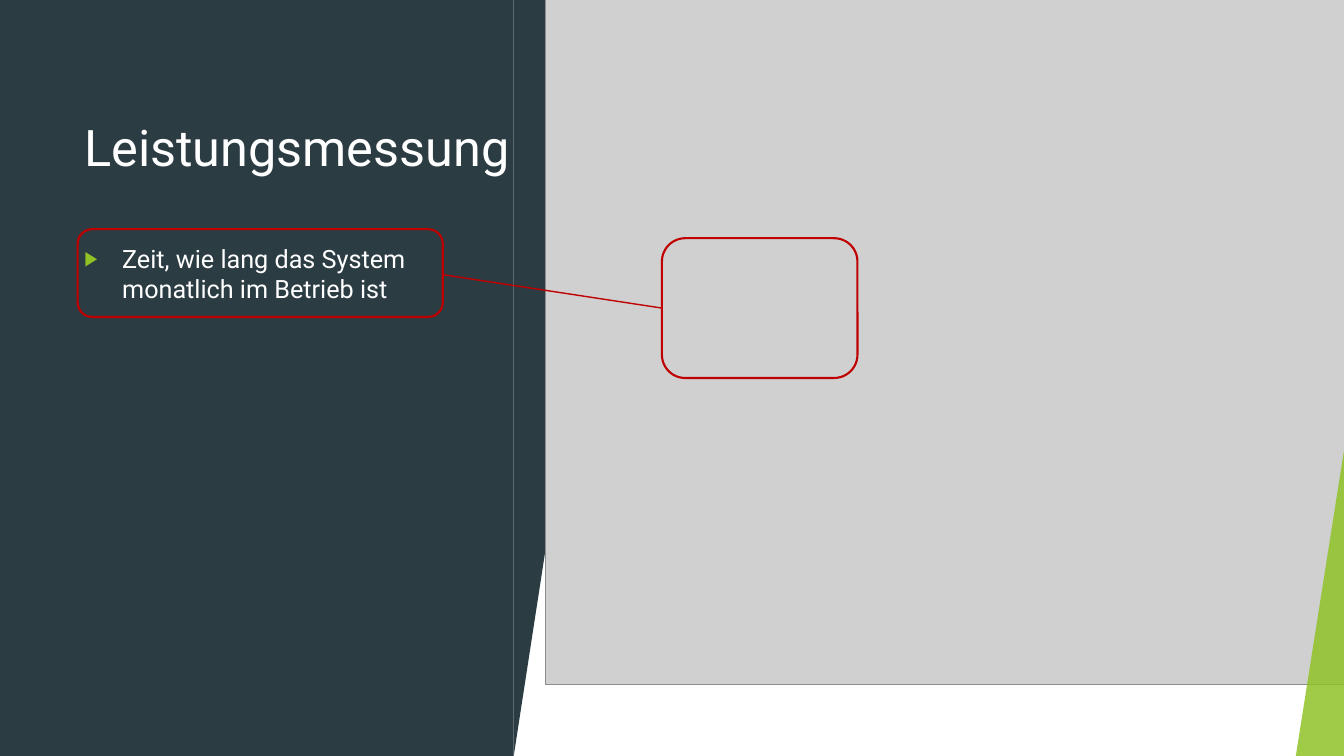
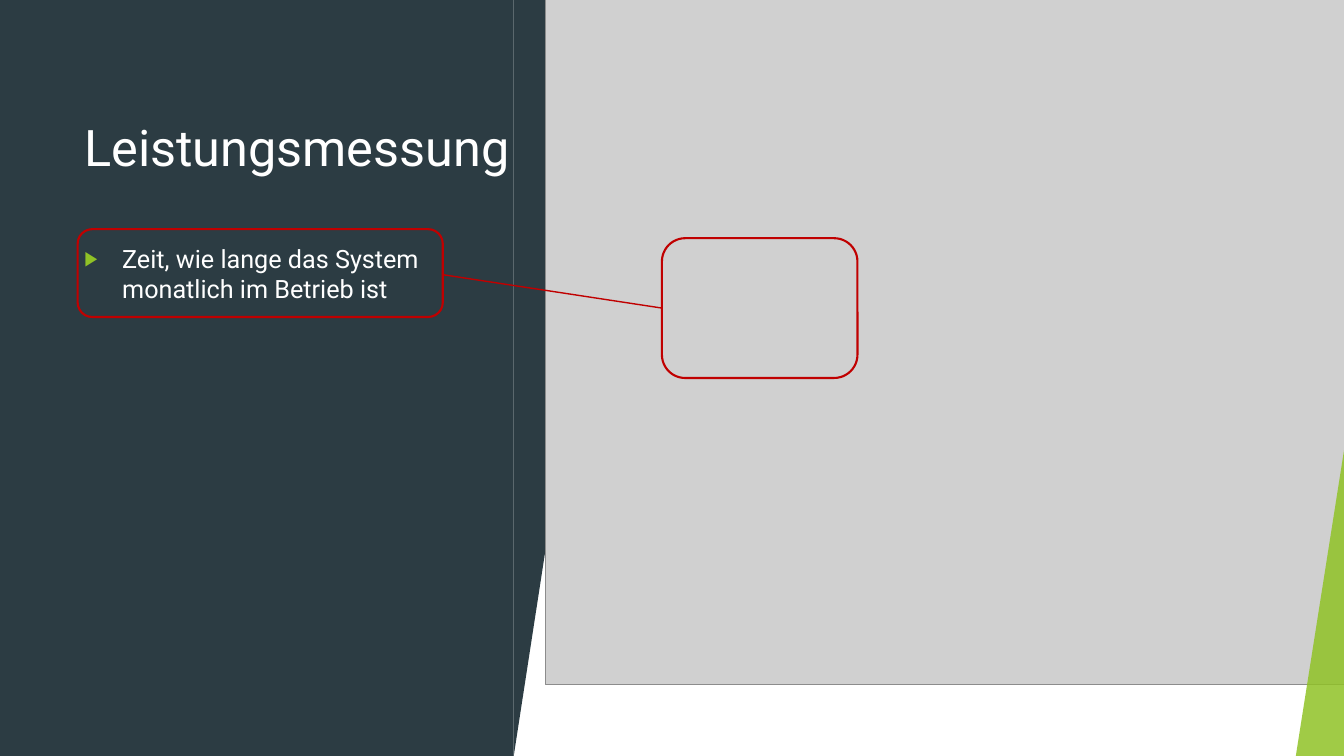
Before and after one commit to CowboyDodo/sla_presentation, a slide deck: slide 6 of sla_presentation/SLA.pptx. Drawn at 1344x756 pixels with LibreOffice and Linux fonts; fonts in the diff are those of the drawing; grey boxes stand for pictures. Boxes give left, top, right and bottom in pixels: in the first picture for what was removed or moved away, otherwise in the second. Text is boxed around its words. In the diff, an @@ line names an element or a change of style, - is before the commit and + after.

```diff
--- a/sla_presentation/SLA.pptx
+++ b/sla_presentation/SLA.pptx
@@ text at box(122, 249, 418, 299): text changed @@
-▶ Zeit, wie lang das System monatlich im Betrieb ist
+▶ Zeit, wie lange das System monatlich im Betrieb ist
```
Also in this commit, not shown: 1 other slide changed, 6 other files.
